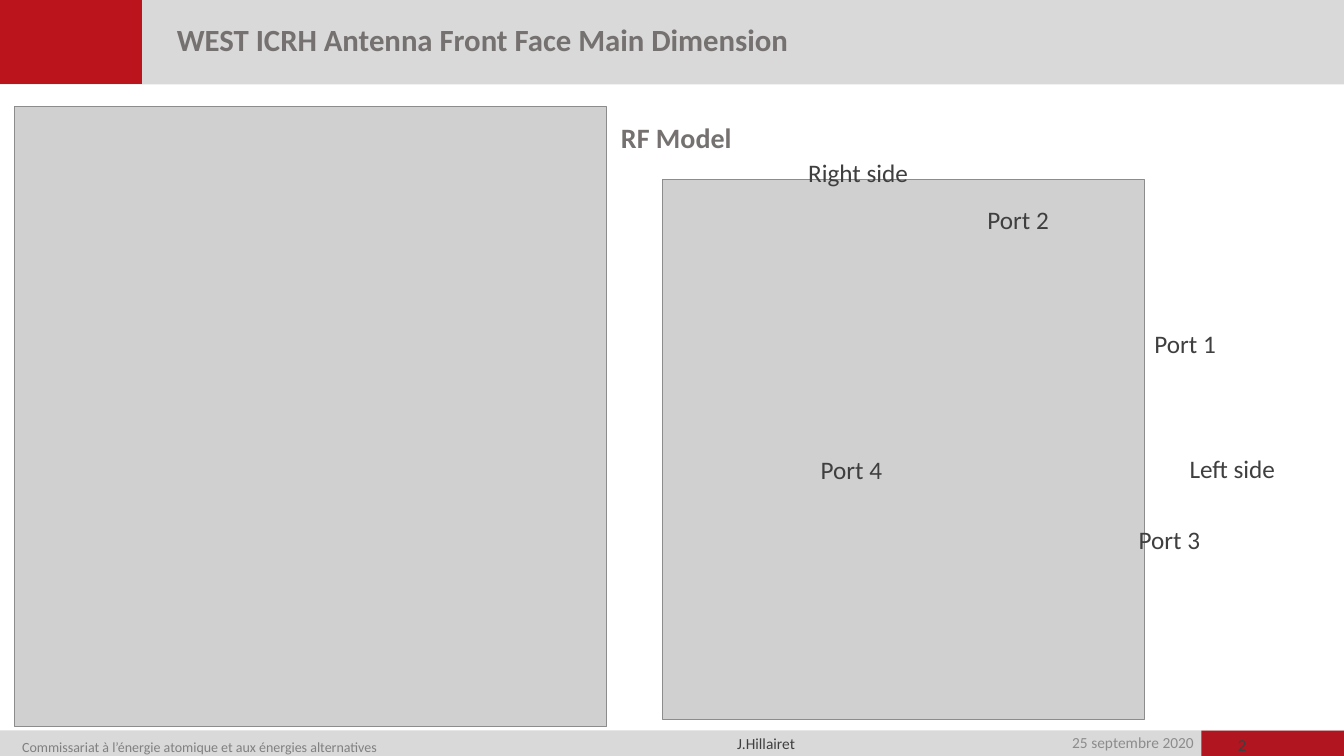
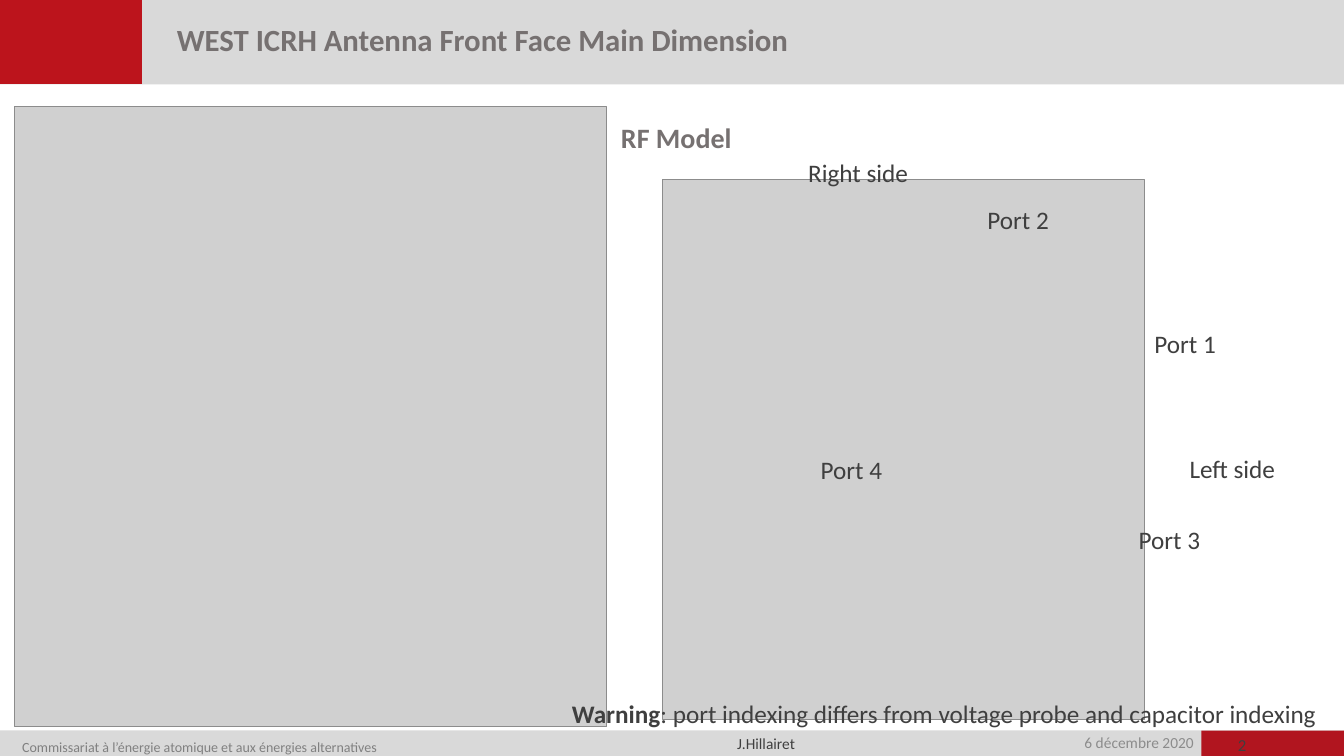
Before and after one commit to jhillairet/WEST_IC_antenna, a slide deck: slide 2 of doc/WEST_Antenna_Circuit_Model.pptx. Drawn at 1344x756 pixels with LibreOffice and Linux fonts; fonts in the diff are those of the drawing; grey boxes stand for pictures; background and template pictures are left out. Boxes give left, top, right and bottom in pixels: in the first picture for what was removed or moved away, otherwise in the second. Text is boxed around its words. In the diff, an @@ line names an element or a change of style, - is before the commit and + after.

```diff
--- a/doc/WEST_Antenna_Circuit_Model.pptx
+++ b/doc/WEST_Antenna_Circuit_Model.pptx
@@ text added at (572,703,1316,730), 18 pt, text #3F3F3F @@
+Warning: port indexing differs from voltage probe and capacitor indexing
@@ text at (1084,737,1193,748): text changed @@
-25 septembre 2020
+6 décembre 2020
```
Also in this commit, not shown: 6 other slides changed, 1 slide added, 3 slides removed, 8 other files.
